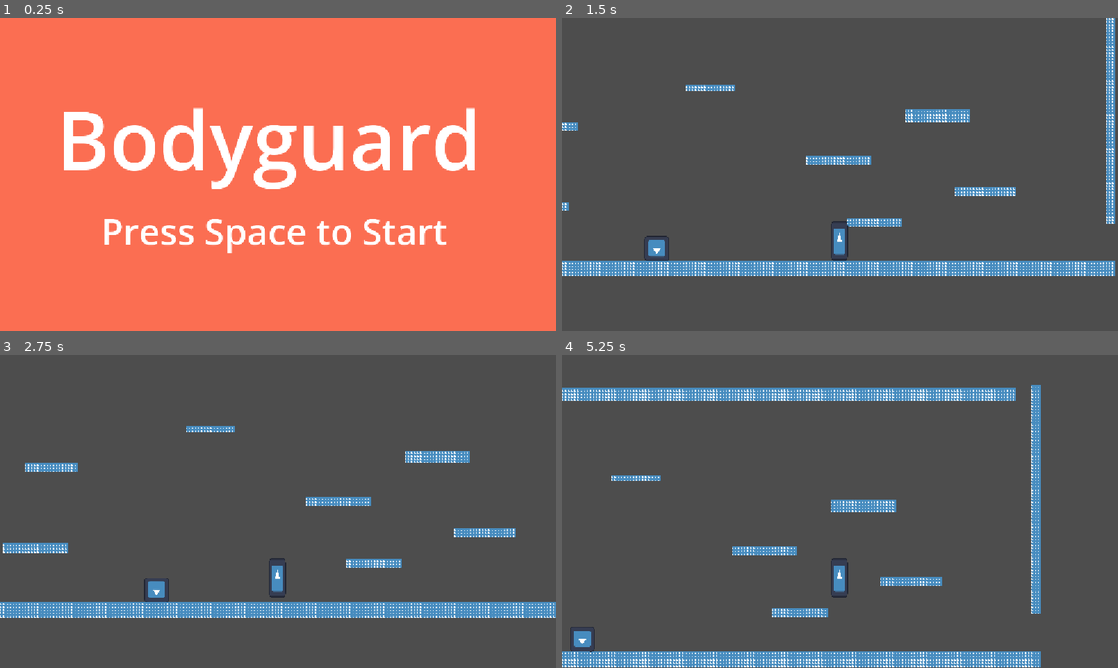
Above: before the commit, frames 1-4 (two rows, left to right).
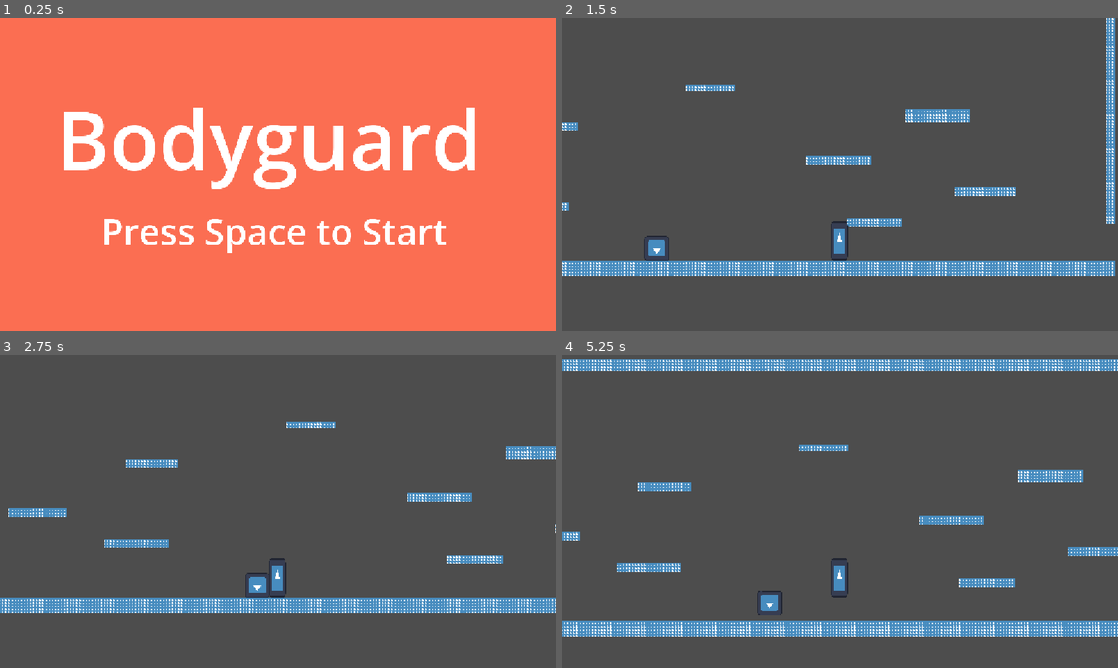
Above: after the commit, the same moments.

Repository: t0Ph4TT3R/Jame-Gam-Game-Jam-Game
Game: Godot game, scene res://Scenes/main_menu.tscn
Same seed, same stepped clock (60 frames per second), same inputs: the game is played once before the commit and once after it. The engine's default icon, where the game draws it, is replaced by a stand-in: a white triangle on a blue panel in a dark square.
Inputs:
- Up to frame 1 (0.25 s): no input
- Up to frame 2 (1.5 s): tap Space (select) at 0.5, 0.6 s; hold D (move_right) from 0.53 s (still down); tap W (jump) at 0.77 s; tap Shift (dash) at 1.35 s
- Up to frame 3 (2.75 s): tap W (jump) at 1.52 s; tap Space (select) at 1.55, 2.1 s; release D (move_right) at 2.03 s; hold A (move_left) from 2.03 s (still down)
- Up to frame 4 (5.25 s): release A (move_left) at 2.78 s; hold D (move_right) 2.78-4.28 s; tap Space (select) at 2.85, 3.8, 4.35, 5.1 s; tap W (jump) at 3.02, 3.77, 4.52 s; tap Shift (dash) at 3.6 s; hold A (move_left) 4.28-5.03 s; hold D (move_right) from 5.03 s (still down)

The runs differ from the first frame. In frame 1, 0.7% of the frame differs, in the area x 13-86%, y 28-76%; in frame 2, 0.4%; in frame 3, 8.8%; in frame 4, 22%, in the area x 0-100%, y 1-100%.

Commit message:
Edited playing_menu and other small things

Diff:
--- a/Scenes/game.tscn
+++ b/Scenes/game.tscn
@@ -4,6 +4,7 @@
 [ext_resource type="Script" uid="uid://c6riitl5p78fi" path="res://Scripts/game.gd" id="1_wrm1d"]
 [ext_resource type="PackedScene" uid="uid://dm8ffv2uy8kjq" path="res://Scenes/player.tscn" id="2_wrm1d"]
 [ext_resource type="PackedScene" uid="uid://bubjjq2bxyoc4" path="res://Scenes/innocent.tscn" id="4_3dryh"]
+[ext_resource type="Script" uid="uid://54adfnq6u5ye" path="res://Scripts/main_menu.gd" id="5_wowpa"]
 
 [sub_resource type="TileSetAtlasSource" id="TileSetAtlasSource_3dryh"]
 texture = ExtResource("1_qxrlw")
@@ -93,7 +94,93 @@
 
 [node name="Camera2D2" type="Camera2D" parent="Player" unique_id=745213851]
 position = Vector2(3, -346)
+scale = Vector2(0.4615992, 1.95362)
 zoom = Vector2(0.4, 0.4)
 
 [node name="Innocent" parent="." unique_id=279271102 instance=ExtResource("4_3dryh")]
 position = Vector2(-183, 12)
+
+[node name="textTimer" type="Timer" parent="." unique_id=1413627475]
+
+[node name="SubViewport" type="SubViewport" parent="." unique_id=435129684]
+
+[node name="Camera2D" type="Camera2D" parent="SubViewport" unique_id=696226745]
+
+[node name="playingMenu" type="Node2D" parent="SubViewport" unique_id=1797188971]
+script = ExtResource("5_wowpa")
+
+[node name="Labels" type="Control" parent="SubViewport/playingMenu" unique_id=418834833]
+layout_mode = 3
+anchors_preset = 0
+offset_right = 40.0
+offset_bottom = 40.0
+
+[node name="Title" type="Label" parent="SubViewport/playingMenu/Labels" unique_id=1348040482]
+z_index = 1
+layout_mode = 0
+offset_left = 881.99994
+offset_top = 63.0
+offset_right = 2877.0
+offset_bottom = 582.0
+scale = Vector2(0.62687635, 0.6897425)
+theme_override_font_sizes/font_size = 200
+text = "Options"
+
+[node name="Close" type="Label" parent="SubViewport/playingMenu/Labels" unique_id=573623284]
+z_index = 1
+layout_mode = 0
+offset_left = 971.0
+offset_top = 1170.0
+offset_right = 2277.0
+offset_bottom = 1362.0
+theme_override_font_sizes/font_size = 120
+text = "Close"
+
+[node name="Upgrade1" type="Label" parent="SubViewport/playingMenu/Labels" unique_id=2081361802]
+z_index = 1
+layout_mode = 0
+offset_left = 318.0
+offset_top = 457.0
+offset_right = 1624.0
+offset_bottom = 649.0
+theme_override_font_sizes/font_size = 120
+text = "Upgrade 1"
+
+[node name="Upgrade2" type="Label" parent="SubViewport/playingMenu/Labels" unique_id=1504021731]
+z_index = 1
+layout_mode = 0
+offset_left = 325.0
+offset_top = 841.0
+offset_right = 1631.0
+offset_bottom = 1033.0
+theme_override_font_sizes/font_size = 120
+text = "Upgrade 2"
+
+[node name="buyUpgrade1" type="Label" parent="SubViewport/playingMenu/Labels" unique_id=278230017]
+layout_mode = 0
+offset_left = 1512.0
+offset_top = 485.0
+offset_right = 1932.0
+offset_bottom = 704.0
+scale = Vector2(0.7432602, 0.60152036)
+theme_override_font_sizes/font_size = 160
+text = "$asdf"
+
+[node name="buyUpgrade2" type="Label" parent="SubViewport/playingMenu/Labels" unique_id=843308161]
+layout_mode = 0
+offset_left = 1536.9999
+offset_top = 873.0
+offset_right = 1956.9999
+offset_bottom = 1092.0
+scale = Vector2(0.7432602, 0.60152036)
+theme_override_font_sizes/font_size = 160
+text = "$asdf"
+
+[node name="ColorRect" type="ColorRect" parent="SubViewport/playingMenu" unique_id=1338925633]
+modulate = Color(1, 1, 1, 0.21960784)
+offset_left = 149.99995
+offset_top = 24.0
+offset_right = 2507.0
+offset_bottom = 1347.0
+scale = Vector2(0.83371055, 1.0672204)
+color = Color(0.9825701, 0.43003476, 0.32027578, 1)
--- a/Scenes/playing_menu.tscn
+++ b/Scenes/playing_menu.tscn
@@ -2,7 +2,7 @@
 
 [ext_resource type="Script" uid="uid://54adfnq6u5ye" path="res://Scripts/main_menu.gd" id="1_y6j0b"]
 
-[node name="mainMenu" type="Node2D" unique_id=1797188971]
+[node name="playingMenu" type="Node2D" unique_id=1797188971]
 script = ExtResource("1_y6j0b")
 
 [node name="Labels" type="Control" parent="." unique_id=418834833]
@@ -14,26 +14,69 @@
 [node name="Title" type="Label" parent="Labels" unique_id=1348040482]
 z_index = 1
 layout_mode = 0
-offset_left = 180.0
-offset_top = 105.0
-offset_right = 2175.0
-offset_bottom = 624.0
-theme_override_font_sizes/font_size = 380
-text = "Bodyguard"
+offset_left = 881.99994
+offset_top = 63.0
+offset_right = 2877.0
+offset_bottom = 582.0
+scale = Vector2(0.62687635, 0.6897425)
+theme_override_font_sizes/font_size = 200
+text = "Options"
 
-[node name="Start" type="Label" parent="Labels" unique_id=573623284]
+[node name="Close" type="Label" parent="Labels" unique_id=573623284]
 z_index = 1
 layout_mode = 0
-offset_left = 510.0
-offset_top = 778.0
-offset_right = 1816.0
-offset_bottom = 970.0
-theme_override_font_sizes/font_size = 140
-text = "Press Space to Start"
+offset_left = 971.0
+offset_top = 1170.0
+offset_right = 2277.0
+offset_bottom = 1362.0
+theme_override_font_sizes/font_size = 120
+text = "Close"
+
+[node name="Upgrade1" type="Label" parent="Labels" unique_id=2081361802]
+z_index = 1
+layout_mode = 0
+offset_left = 318.0
+offset_top = 457.0
+offset_right = 1624.0
+offset_bottom = 649.0
+theme_override_font_sizes/font_size = 120
+text = "Upgrade 1"
+
+[node name="Upgrade2" type="Label" parent="Labels" unique_id=1504021731]
+z_index = 1
+layout_mode = 0
+offset_left = 325.0
+offset_top = 841.0
+offset_right = 1631.0
+offset_bottom = 1033.0
+theme_override_font_sizes/font_size = 120
+text = "Upgrade 2"
+
+[node name="buyUpgrade1" type="Label" parent="Labels" unique_id=278230017]
+layout_mode = 0
+offset_left = 1512.0
+offset_top = 485.0
+offset_right = 1932.0
+offset_bottom = 704.0
+scale = Vector2(0.7432602, 0.60152036)
+theme_override_font_sizes/font_size = 160
+text = "$asdf"
+
+[node name="buyUpgrade2" type="Label" parent="Labels" unique_id=843308161]
+layout_mode = 0
+offset_left = 1536.9999
+offset_top = 873.0
+offset_right = 1956.9999
+offset_bottom = 1092.0
+scale = Vector2(0.7432602, 0.60152036)
+theme_override_font_sizes/font_size = 160
+text = "$asdf"
 
 [node name="ColorRect" type="ColorRect" parent="." unique_id=1338925633]
-offset_left = -36.0
-offset_top = -17.0
-offset_right = 2321.0
-offset_bottom = 1306.0
+modulate = Color(1, 1, 1, 0.21960784)
+offset_left = 149.99995
+offset_top = 24.0
+offset_right = 2507.0
+offset_bottom = 1347.0
+scale = Vector2(0.83371055, 1.0672204)
 color = Color(0.9825701, 0.43003476, 0.32027578, 1)
--- a/Scripts/player.gd
+++ b/Scripts/player.gd
@@ -3,7 +3,7 @@
 
 const normal_speed = 600.0
 var speed = normal_speed
-const JUMP_VELOCITY = -900.0
+const JUMP_VELOCITY = -1000.0
 
 var air_dash = false
 
--- a/project.godot
+++ b/project.godot
@@ -68,4 +68,5 @@
 
 [rendering]
 
+textures/canvas_textures/default_texture_filter=0
 rendering_device/driver.windows="d3d12"
